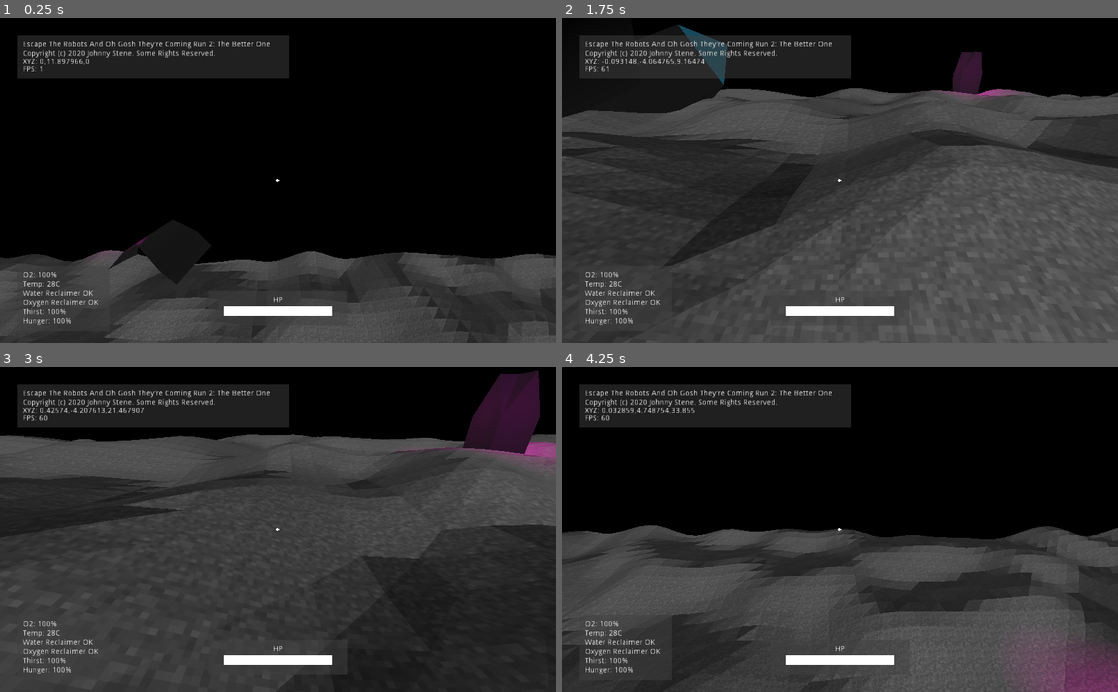
Above: before the commit, frames 1-4 (two rows, left to right).
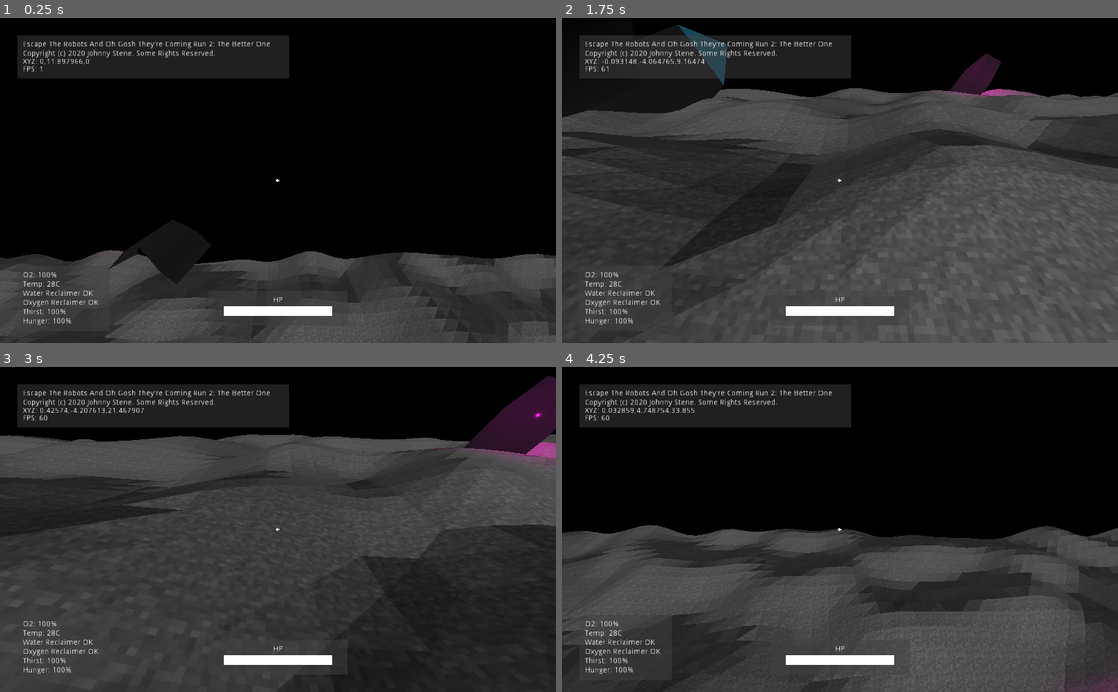
Above: after the commit, the same moments.

Repository: jhonnystene/EscapeGame2
Game: Godot game, scene res://Helpers/GameWorld.tscn
Two runs of this game, one before a commit and one after it. Both use one fixed random seed, a clock stepped at 60 frames per second and the inputs below. Before the commit the project starts from res://GameWorld.tscn.
Inputs (mouse positions are in pixels of both pictures, inside the frame that each line leads up to):
- Up to frame 1 (0.25 s): no input
- Up to frame 2 (1.75 s): move the mouse to (867, 180) at 0.52 s; hold W (move_forward) from 0.53 s (still down); click (867, 180) at 0.6 s; tap Space (jump) at 0.77, 1.52 s; move the mouse to (812, 180) at 1.27 s; click (812, 180) at 1.35 s
- Up to frame 3 (3 s): keep holding W (move_forward); move the mouse to (289, 523) at 2.02 s; click (289, 523) at 2.1 s; move the mouse to (272, 536) at 2.77 s; click (272, 536) at 2.85 s
- Up to frame 4 (4.25 s): keep holding W (move_forward); tap Space (jump) at 3.02, 3.77 s; move the mouse to (878, 532) at 3.52 s; click (878, 532) at 3.6 s

The runs differ from the first frame. In frame 1, less than 0.1% of the frame differs, in the area x 23-27%, y 67-71%; in frame 2, 0.5%; in frame 3, 1.7%; in frame 4, 1.9%, in the area x 83-100%, y 86-100%.

Commit message:
Almost good mining, lots of organization

Diff:
--- a/Chunk.gd
+++ b/Helpers/Chunk.gd
@@ -1,7 +1,7 @@
 extends MeshInstance
 
 func init(vertices, UVs):
-	var grassMaterial = load("res://material.tres")
+	var grassMaterial = load("res://Materials/GroundMaterial.tres")
 	var generatedMesh = Mesh.new()
 
 	var st = SurfaceTool.new()
--- a/Chunk.tscn
+++ b/Helpers/Chunk.tscn
@@ -1,7 +1,9 @@
 [gd_scene load_steps=5 format=2]
 
-[ext_resource path="res://Chunk.gd" type="Script" id=1]
-[ext_resource path="res://material.tres" type="Material" id=2]
+[ext_resource path="res://Helpers/Chunk.gd" type="Script" id=1]
+[ext_resource path="res://Materials/GroundMaterial.tres" type="Material" id=2]
+
+
 
 [sub_resource type="CapsuleMesh" id=1]
 material = ExtResource( 2 )
--- a/GameWorld.tscn
+++ b/Helpers/GameWorld.tscn
@@ -1,19 +1,19 @@
 [gd_scene load_steps=6 format=2]
 
-[ext_resource path="res://Player.gd" type="Script" id=1]
-[ext_resource path="res://Test.gd" type="Script" id=2]
-[ext_resource path="res://SpaceEnvironment.tres" type="Environment" id=3]
-[ext_resource path="res://Ship.tscn" type="PackedScene" id=4]
+[ext_resource path="res://World Environments/SpaceEnvironment.tres" type="Environment" id=1]
+[ext_resource path="res://Helpers/Player.gd" type="Script" id=2]
+[ext_resource path="res://Helpers/Test.gd" type="Script" id=3]
+[ext_resource path="res://World Objects/Ship.tscn" type="PackedScene" id=4]
 
 [sub_resource type="BoxShape" id=1]
 extents = Vector3( 1, 1, 2 )
 
 [node name="GameWorld" type="Spatial"]
-script = ExtResource( 2 )
+script = ExtResource( 3 )
 
 [node name="Player" type="KinematicBody" parent="."]
 transform = Transform( 1, 0, 0, 0, 1, 0, 0, 0, 1, 0, 12.3113, 0 )
-script = ExtResource( 1 )
+script = ExtResource( 2 )
 
 [node name="RotationHelper" type="Spatial" parent="Player"]
 
@@ -140,7 +140,7 @@
 }
 
 [node name="WorldEnvironment" type="WorldEnvironment" parent="."]
-environment = ExtResource( 3 )
+environment = ExtResource( 1 )
 
 [node name="Ship" parent="." instance=ExtResource( 4 )]
 transform = Transform( 0.65753, 0.487935, -0.574085, -0.282987, 0.866116, 0.412021, 0.698264, -0.108457, 0.707577, 18.4825, -2.81437, 19.4307 )
--- a/Player.gd
+++ b/Helpers/Player.gd
@@ -69,7 +69,7 @@
 		$RotationHelper/Camera/RayCast.force_raycast_update()
 		if($RotationHelper/Camera/RayCast.is_colliding()):
 			if("Rock" in $RotationHelper/Camera/RayCast.get_collider().name):
-				$RotationHelper/Camera/RayCast.get_collider().get_parent().do_attack()
+				$RotationHelper/Camera/RayCast.get_collider().do_attack()
 func process_movement(delta):
 	dir.y = 0
 	dir = dir.normalized()
--- a/Test.gd
+++ b/Helpers/Test.gd
@@ -23,8 +23,8 @@
 const NOISE_MULTIPLIER = TERRAIN_MULTIPLIER_NORMAL
 
 var noise = OpenSimplexNoise.new()
-var chunk = preload("res://Chunk.tscn")
-var testRock = preload("res://TestRock.tscn")
+var chunk = preload("res://Helpers/Chunk.tscn")
+var testRock = preload("res://World Objects/Minerals/TestRock.tscn")
 
 func getNoise(x, z):
 	if(TERRAIN_RESOLUTION == 1):
--- a/material.tres
+++ b/Materials/GroundMaterial.tres
@@ -1,6 +1,6 @@
 [gd_resource type="SpatialMaterial" load_steps=2 format=2]
 
-[ext_resource path="res://ground.png" type="Texture" id=1]
+[ext_resource path="res://Textures/ground.png" type="Texture" id=1]
 
 [resource]
 albedo_texture = ExtResource( 1 )
--- a/TestRock.gd
+++ /dev/null
@@ -1,5 +0,0 @@
-extends MeshInstance
-
-func do_attack():
-	print("Rock mined!")
-	queue_free()
--- /dev/null
+++ b/World Objects/Minerals/TestRock.gd
@@ -0,0 +1,9 @@
+extends StaticBody
+
+var durabilityLeft = 5
+
+func do_attack():
+	durabilityLeft -= 1
+
+	if(durabilityLeft == 0):
+		queue_free()
--- a/TestRock.tscn
+++ b/World Objects/Minerals/TestRock.tscn
@@ -1,60 +1,60 @@
 [gd_scene load_steps=6 format=2]
 
-[ext_resource path="res://TestRockMaterial.tres" type="Material" id=1]
-[ext_resource path="res://TestRock.gd" type="Script" id=2]
+[ext_resource path="res://Materials/TestRockMaterial.tres" type="Material" id=1]
+[ext_resource path="res://World Objects/Minerals/TestRock.gd" type="Script" id=2]
 
-[sub_resource type="CubeMesh" id=1]
+[sub_resource type="BoxShape" id=1]
+extents = Vector3( 1, 3, 1 )
+
+[sub_resource type="CubeMesh" id=2]
 material = ExtResource( 1 )
 size = Vector3( 2, 4, 2 )
 
-[sub_resource type="PrismMesh" id=2]
+[sub_resource type="PrismMesh" id=3]
 material = ExtResource( 1 )
 
-[sub_resource type="BoxShape" id=3]
-extents = Vector3( 1, 3, 1 )
-
-[node name="TestRock" type="MeshInstance"]
-transform = Transform( 0.82207, -0.424362, 0.379629, 0.247509, 0.866776, 0.432942, -0.512777, -0.261947, 0.817584, 0, 0, 0 )
-mesh = SubResource( 1 )
-material/0 = null
+[node name="Rock" type="StaticBody"]
 script = ExtResource( 2 )
 
-[node name="TopBit" type="MeshInstance" parent="."]
-transform = Transform( 1, 0, 0, 0, 1, 0, 0, 0, 1, 0, 3, 0 )
+[node name="CollisionShape" type="CollisionShape" parent="."]
+transform = Transform( 1, 0, 0, 0, 1, 0, 0, 0, 1, 0, 1, 0 )
+shape = SubResource( 1 )
+
+[node name="TestRock2" type="MeshInstance" parent="."]
+transform = Transform( 0.82207, -0.424362, 0.379629, 0.247509, 0.866776, 0.432942, -0.512777, -0.261947, 0.817584, 0, 0, 0 )
 mesh = SubResource( 2 )
 material/0 = null
 
-[node name="TopBit2" type="MeshInstance" parent="."]
-transform = Transform( -1.62921e-07, 0, 1, 0, 1, 0, -1, 0, -1.62921e-07, 0, 3, 0 )
-mesh = SubResource( 2 )
+[node name="TopBit" type="MeshInstance" parent="TestRock2"]
+transform = Transform( 1, 0, 0, 0, 1, 0, 0, 0, 1, 0, 3, 0 )
+mesh = SubResource( 3 )
 material/0 = null
 
-[node name="Rock" type="StaticBody" parent="."]
+[node name="TopBit2" type="MeshInstance" parent="TestRock2"]
+transform = Transform( -1.62921e-07, 0, 1, 0, 1, 0, -1, 0, -1.62921e-07, 0, 3, 0 )
+mesh = SubResource( 3 )
+material/0 = null
 
-[node name="CollisionShape" type="CollisionShape" parent="Rock"]
-transform = Transform( 1, 0, 0, 0, 1, 0, 0, 0, 1, 0, 1, 0 )
-shape = SubResource( 3 )
-
-[node name="OmniLight" type="OmniLight" parent="."]
+[node name="OmniLight" type="OmniLight" parent="TestRock2"]
 light_color = Color( 0.898039, 0.0235294, 0.741176, 1 )
 light_energy = 3.41
 
-[node name="OmniLight2" type="OmniLight" parent="."]
+[node name="OmniLight2" type="OmniLight" parent="TestRock2"]
 transform = Transform( 1, 0, 0, 0, 1, 0, 0, 0, 1, 2.41969, 2.50266, 0 )
 light_color = Color( 0.898039, 0.0235294, 0.741176, 1 )
 light_energy = 3.41
 
-[node name="OmniLight3" type="OmniLight" parent="."]
+[node name="OmniLight3" type="OmniLight" parent="TestRock2"]
 transform = Transform( 1, 0, 0, 0, 1, 0, 0, 0, 1, -2.11663, 2.50266, 0 )
 light_color = Color( 0.898039, 0.0235294, 0.741176, 1 )
 light_energy = 3.41
 
-[node name="OmniLight4" type="OmniLight" parent="."]
+[node name="OmniLight4" type="OmniLight" parent="TestRock2"]
 transform = Transform( 1, 0, 0, 0, 1, 0, 0, 0, 1, 0.235789, 2.50266, 3.10197 )
 light_color = Color( 0.898039, 0.0235294, 0.741176, 1 )
 light_energy = 3.41
 
-[node name="OmniLight5" type="OmniLight" parent="."]
+[node name="OmniLight5" type="OmniLight" parent="TestRock2"]
 transform = Transform( 1, 0, 0, 0, 1, 0, 0, 0, 1, 0.235789, 2.50266, -2.6708 )
 light_color = Color( 0.898039, 0.0235294, 0.741176, 1 )
 light_energy = 3.41
--- a/Ship.tscn
+++ b/World Objects/Ship.tscn
@@ -1,6 +1,7 @@
 [gd_scene load_steps=8 format=2]
 
-[ext_resource path="res://ShipPaintMaterial.tres" type="Material" id=1]
+[ext_resource path="res://Materials/ShipPaintMaterial.tres" type="Material" id=1]
+
 
 [sub_resource type="CubeMesh" id=1]
 material = ExtResource( 1 )
--- a/project.godot
+++ b/project.godot
@@ -16,7 +16,7 @@
 [application]
 
 config/name="Escape The Robots And Oh Gosh They're Coming Run 2: The Better One"
-run/main_scene="res://GameWorld.tscn"
+run/main_scene="res://Helpers/GameWorld.tscn"
 
 [input]
 
@@ -75,7 +75,3 @@
 "events": [ Object(InputEventMouseButton,"resource_local_to_scene":false,"resource_name":"","device":0,"alt":false,"shi …(212 unchanged characters)…
  ]
 }
-
-[rendering]
-
-environment/default_environment="res://default_env.tres"
Not shown, removed: MainCharacter_006.obj.import
Renamed: ShipPaintMaterial.tres -> Materials/ShipPaintMaterial.tres
Renamed: TestRockMaterial.tres -> Materials/TestRockMaterial.tres
Not shown, added: Objects/MainCharacter_006.obj.import
Renamed: Untitled.png -> Textures/Untitled.png
Not shown, changed: Textures/Untitled.png.import
Renamed: ground.png -> Textures/ground.png
Not shown, changed: Textures/ground.png.import
Renamed: icon.png -> Textures/icon.png
Not shown, changed: Textures/icon.png.import
Renamed: SpaceEnvironment.tres -> World Environments/SpaceEnvironment.tres
Not shown, added: Objects/MainCharacter_006.obj
